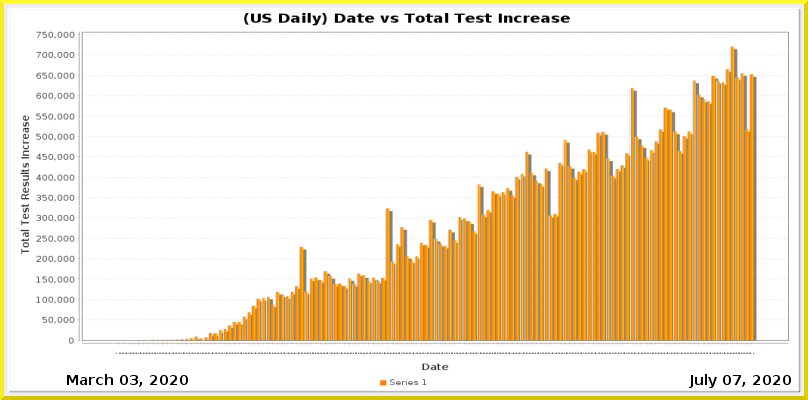
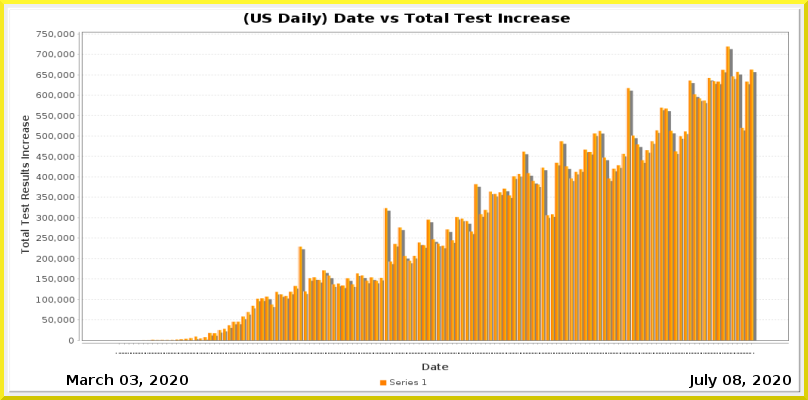
Before/after of a (808, 400) layered artwork. What changed in the layer stack:
painted on "Current Date" over [733, 375, 741, 385]
painted on "Date_vs_TestIncrease.png" over [36, 31, 789, 354]
